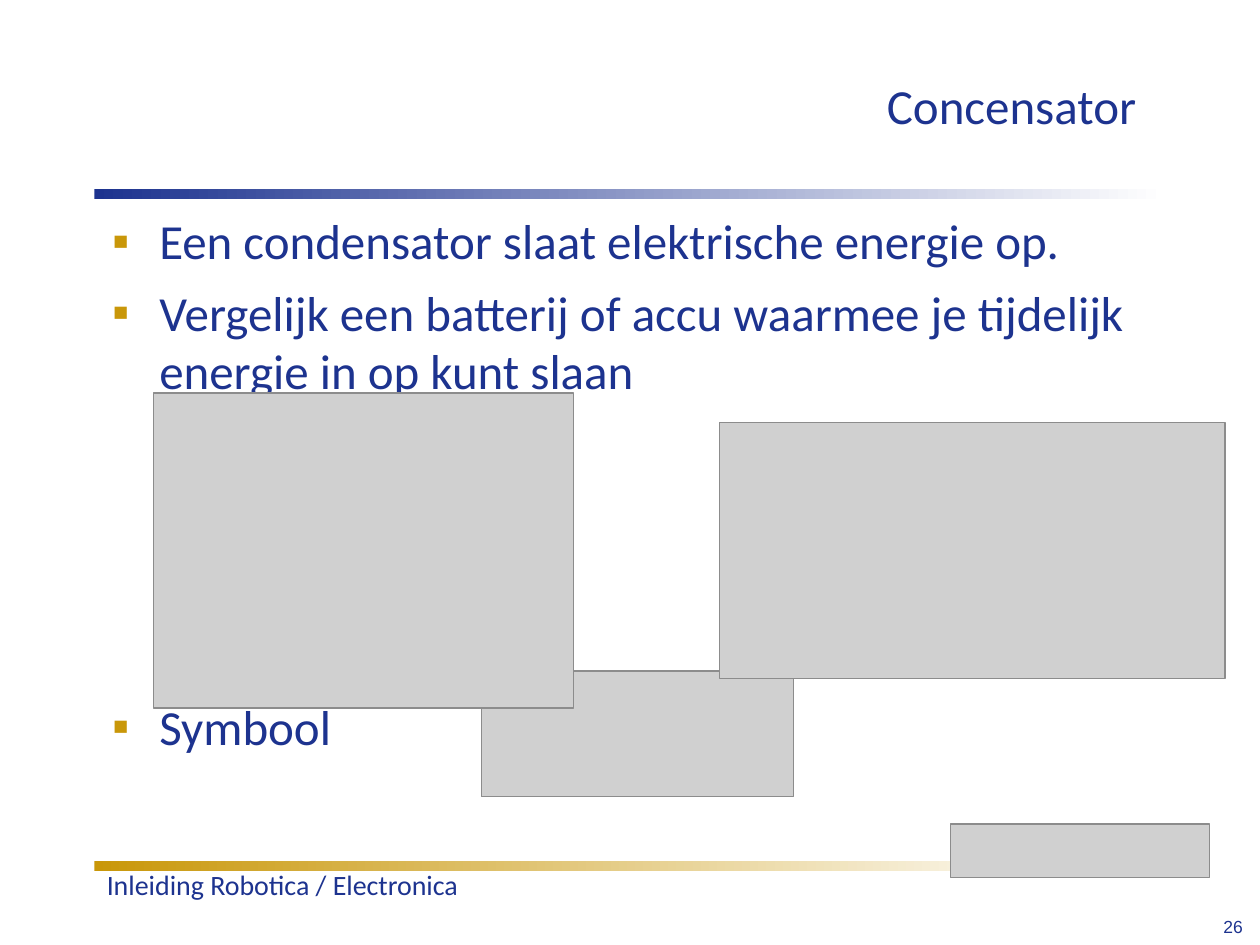
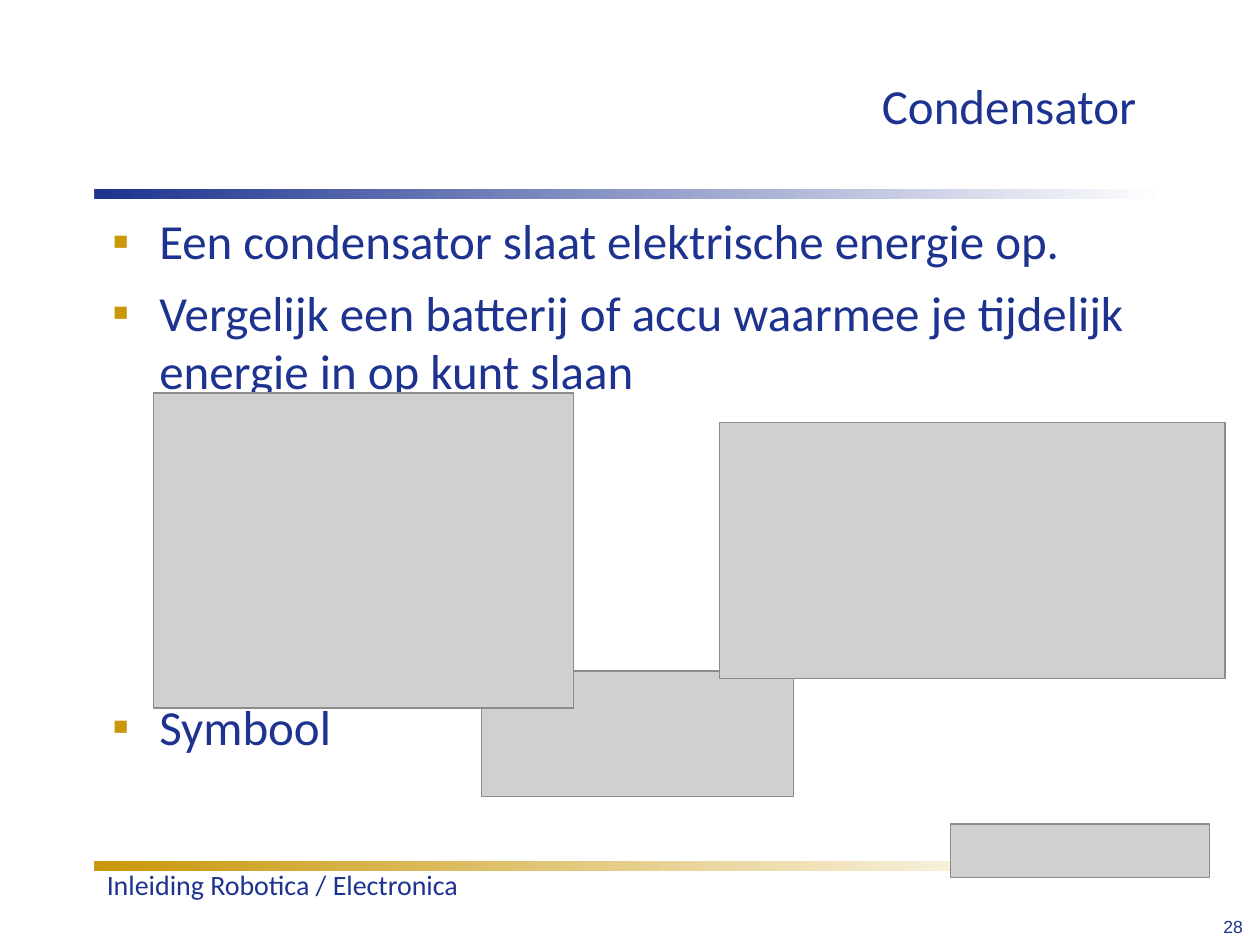
Before and after one commit to humiq/Greendevelopment, a slide deck: slide 28 of trunk/documents/Colleges/ISIROB College 1.ppt (slide 26 before the commit). Drawn at 1260x945 pixels with LibreOffice and Linux fonts; fonts in the diff are those of the drawing; grey boxes stand for pictures; background and template pictures are left out. Boxes give left, top, right and bottom in pixels: in the first picture for what was removed or moved away, otherwise in the second. Text is boxed around its words. In the diff, an @@ line names an element or a change of style, - is before the commit and + after.

```diff
--- a/trunk/documents/Colleges/ISIROB College 1.ppt
+++ b/trunk/documents/Colleges/ISIROB College 1.ppt
@@ title at (882, 90, 1136, 125): text changed @@
-Concensator
+Condensator
@@ page number at (1223, 921, 1242, 933): text changed @@
-26
+28
```
Also in this commit, not shown: 24 other slides changed, 2 slides added.
